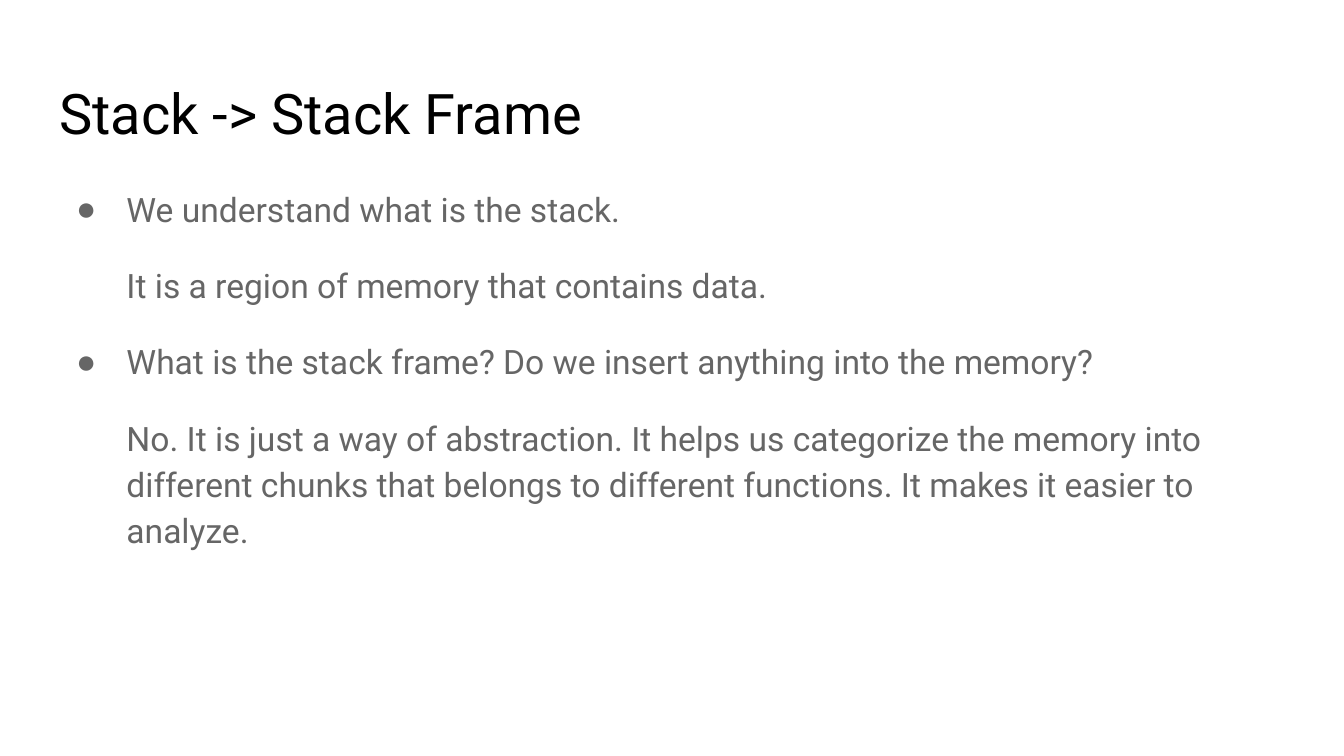
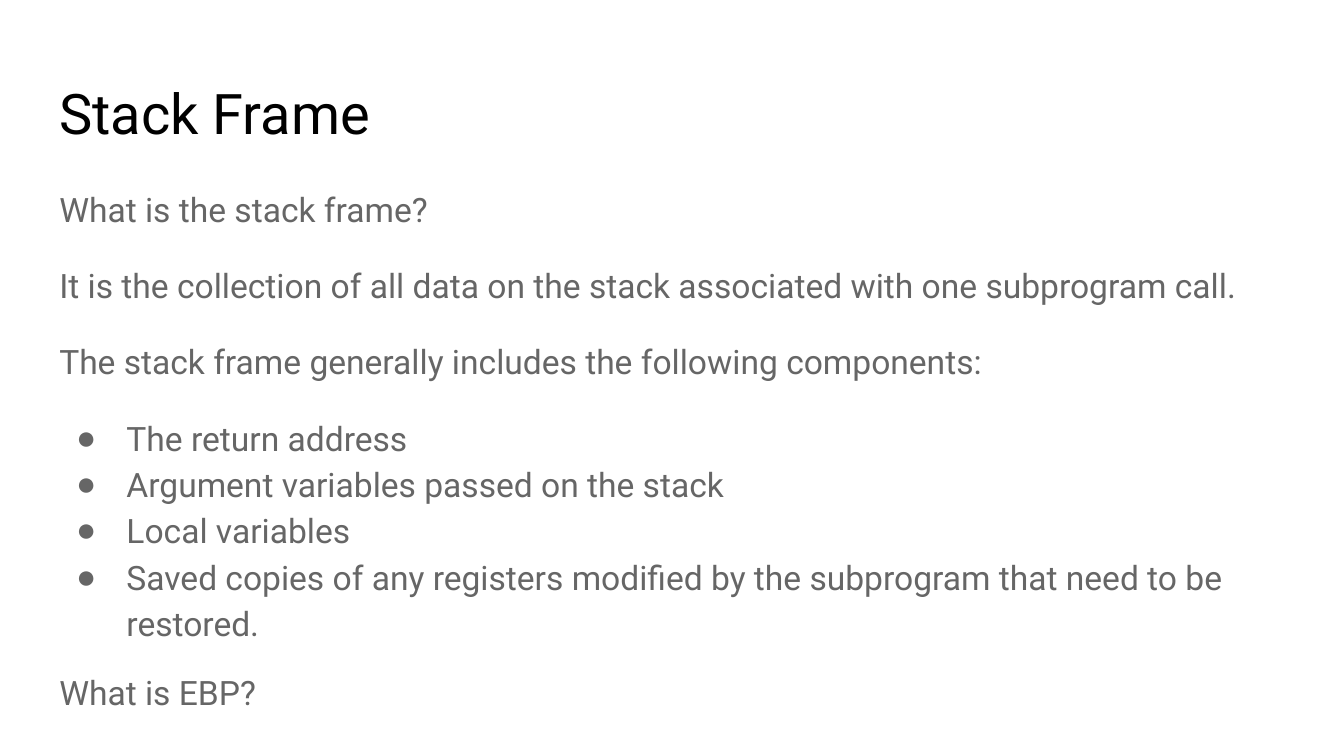
Before and after one commit to kaishenwang/MP1Disucssion, a slide deck: slide 14 of week1/Intro_OS_2019.pptx (slide 13 before the commit). Drawn at 1344x756 pixels with LibreOffice and Linux fonts; fonts in the diff are those of the drawing. Boxes give left, top, right and bottom in pixels: in the first picture for what was removed or moved away, otherwise in the second. Text is boxed around its words. In the diff, an @@ line names an element or a change of style, - is before the commit and + after.

```diff
--- a/week1/Intro_OS_2019.pptx
+++ b/week1/Intro_OS_2019.pptx
@@ title at (59, 92, 370, 135): text changed @@
-Stack -> Stack Frame
+Stack Frame
@@ text at (59, 196, 1236, 637): text changed @@
-● We understand what is the stack.
-It is a region of memory that contains data.
-● What is the stack frame? Do we insert anything into the memory?
-No. It is just a way of abstraction. It helps us categorize the memory into different chunks that belongs to different functions. It makes it easier to analyze.
+What is the stack frame?
+It is the collection of all data on the stack associated with one subprogram call.
+The stack frame generally includes the following components:
+● The return address
+● Argument variables passed on the stack
+● Local variables
+● Saved copies of any registers modified by the subprogram that need to be restored.
+What is EBP?
```
Also in this commit, not shown: 10 other slides changed, 1 slide added.
